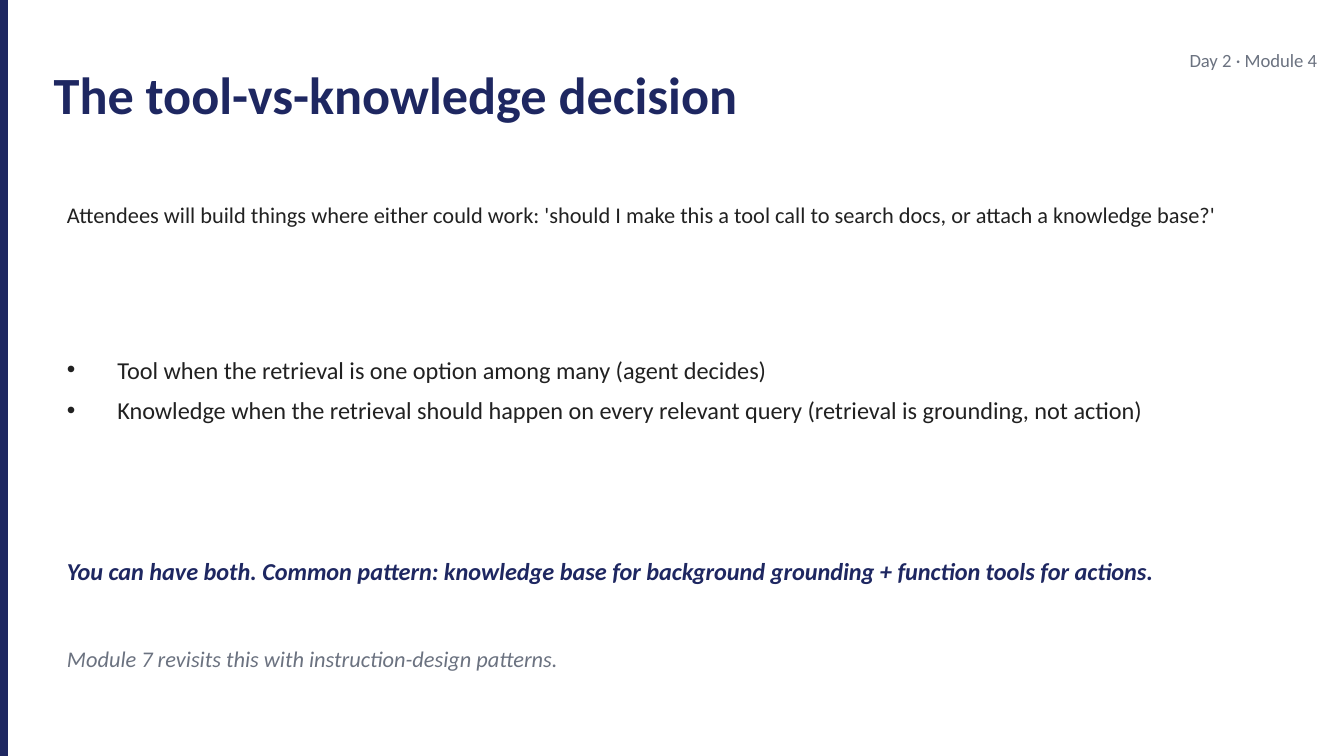
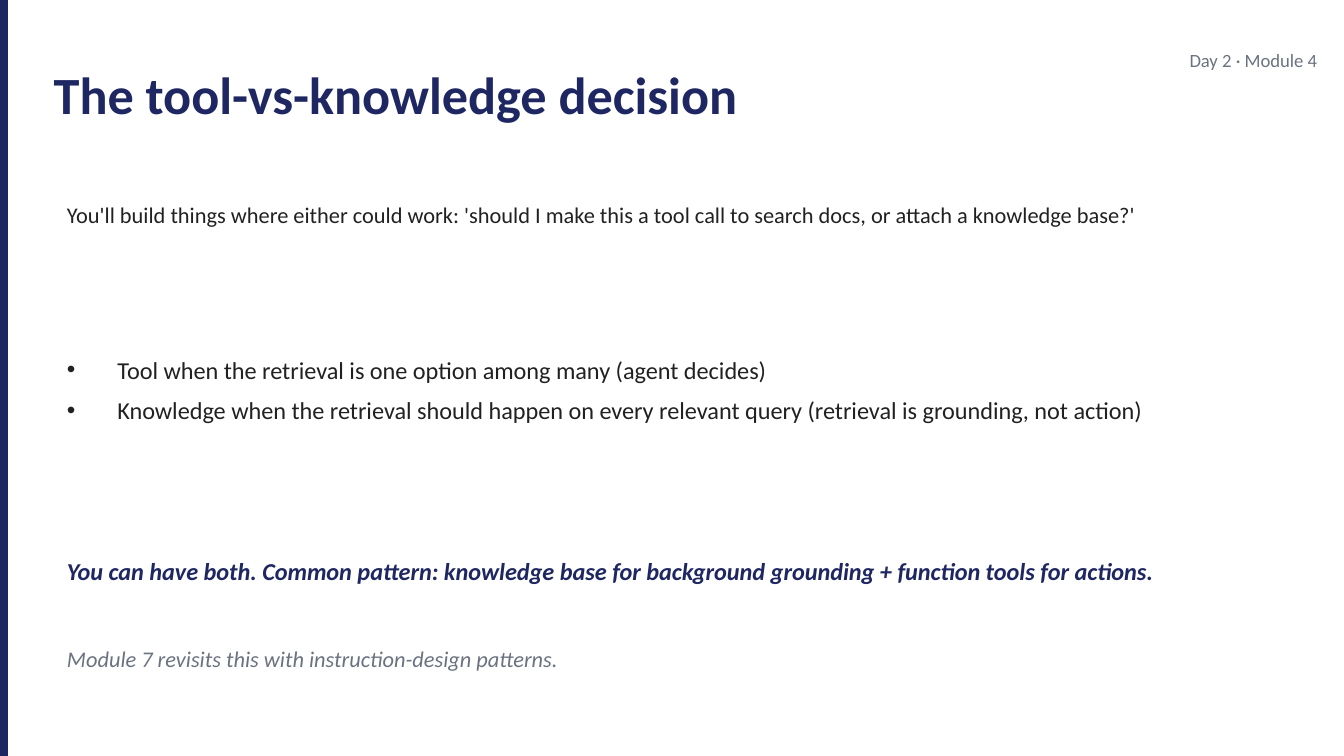
Before and after one commit to JimPiquant/Building-AI-Apps-and-Agents, a slide deck: slide 17 of decks/day2/module-4-tools-layer.pptx. Drawn at 1344x756 pixels with LibreOffice and Linux fonts; fonts in the diff are those of the drawing. Boxes give left, top, right and bottom in pixels: in the first picture for what was removed or moved away, otherwise in the second. Text is boxed around its words. In the diff, an @@ line names an element or a change of style, - is before the commit and + after.

```diff
--- a/decks/day2/module-4-tools-layer.pptx
+++ b/decks/day2/module-4-tools-layer.pptx
@@ text at <box>67,207,1135,227</box>: text changed @@
-Attendees will build things where either could work: 'should I make this a tool call to search docs, or attach a knowledge base?'
+You'll build things where either could work: 'should I make this a tool call to search docs, or attach a knowledge base?'
```
Also in this commit, not shown: 1 other slide changed, 25 other files.
